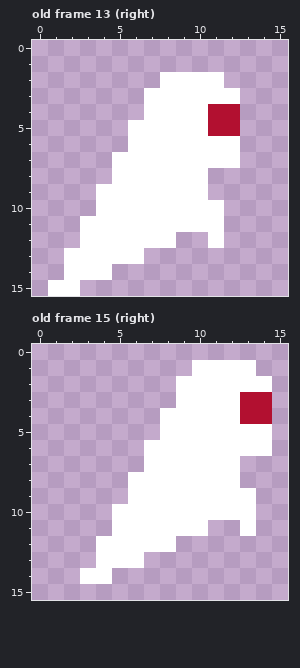
Pixel-art file -- games/shape_courier/asset/ghost/ghost.aseprite. Above: the version before the commit.
16x16 pixels, 64 frames. Shown: old frame 13 (right), old frame 15 (right). The commit also changed other frames, which this record leaves out.
The same view after the edit:
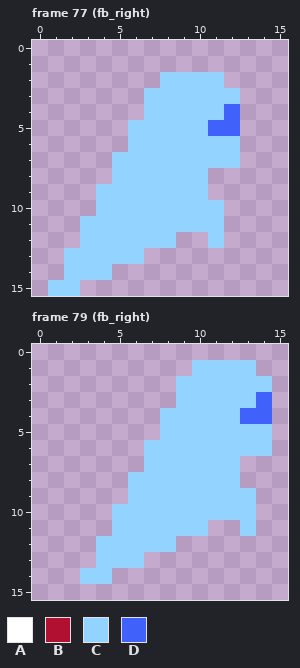
Palette (. is transparent): A #ffffff  B #b21030  C #92d3ff  D #4161fb
A new or re-ordered frame is compared with the old frame closest to it.
From old to new:
frames 64 -> 96
Changed rows in their new state; - is an unchanged pixel.
Frame 77 (fb_right) is new; against old frame 13 (right), layers "Layer 4", "Layer 2":
first column x 1:
 2 -------CCCC-
 3 ------CCCCCC
 4 ------CCCCCD
 5 -----CCCCCDD
 6 -----CCCCCCC
 7 ----CCCCCCCC
 8 ----CCCCCC--
 9 ---CCCCCCC--
10 ---CCCCCCCC-
11 --CCCCCCCCC-
12 --CCCCCC--C-
13 -CCCCC------
14 -CCC--------
15 CC----------
Frame 79 (fb_right) is new; against old frame 15 (right), layers "Layer 4", "Layer 2":
first column x 3:
 1 -------CCCC-
 2 ------CCCCCC
 3 ------CCCCCD
 4 -----CCCCCDD
 5 -----CCCCCCC
 6 ----CCCCCCCC
 7 ----CCCCCC--
 8 ---CCCCCCC--
 9 ---CCCCCCCC-
10 --CCCCCCCCC-
11 --CCCCCC--C-
12 -CCCCC------
13 -CCC--------
14 CC----------
